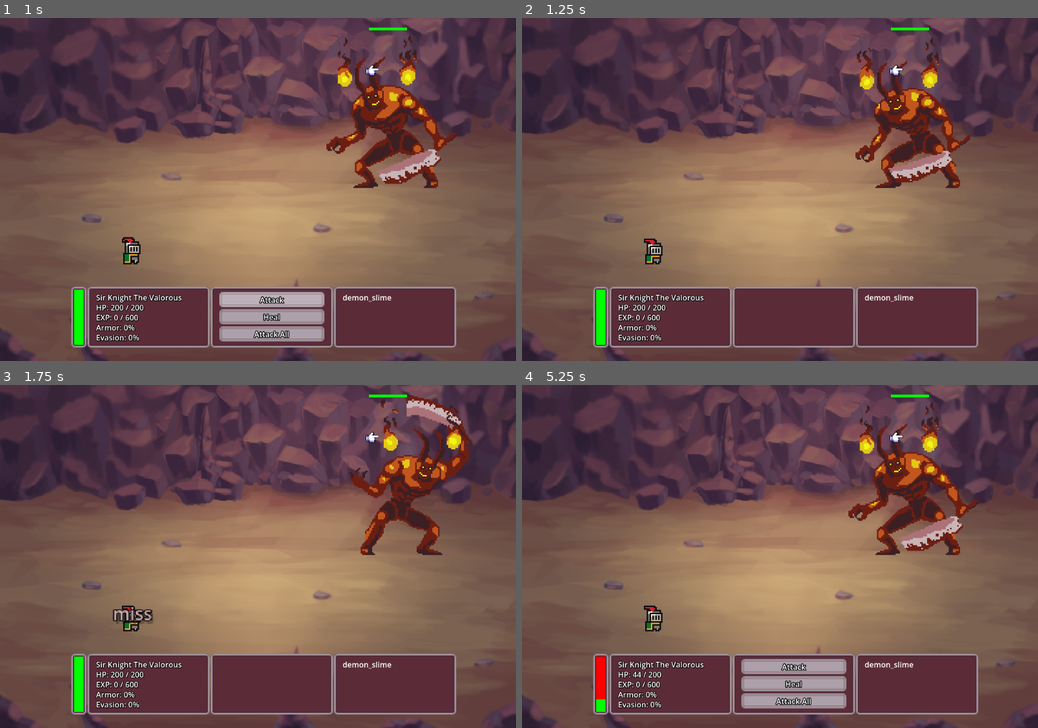
Above: before the commit, frames 1-4 (two rows, left to right).
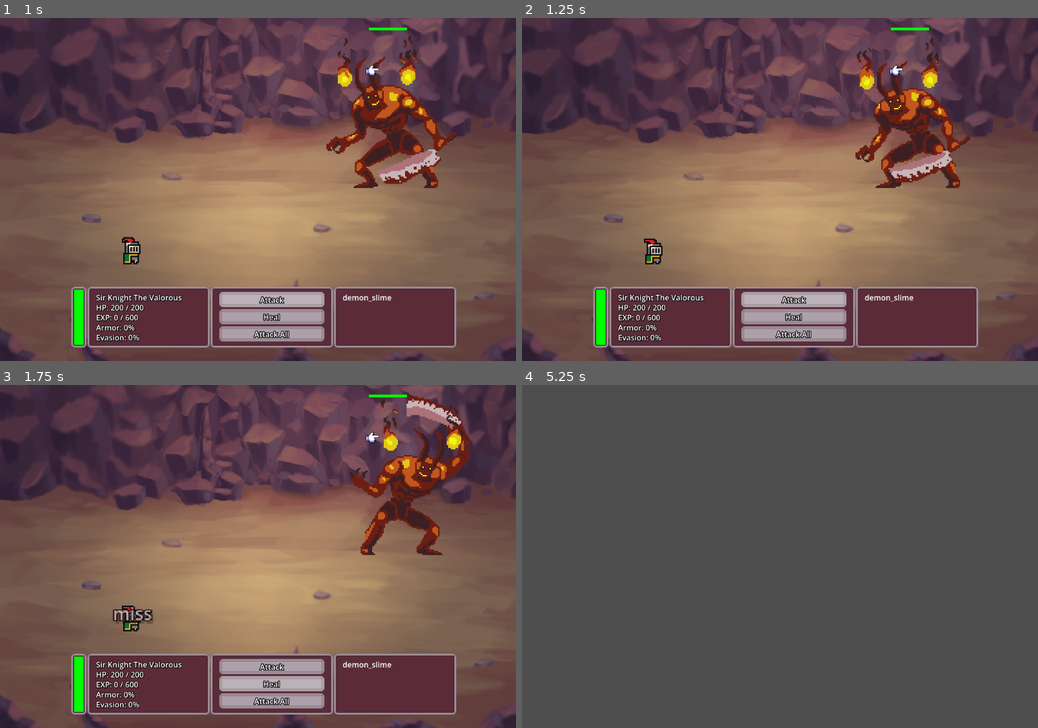
Above: after the commit, the same moments.

Repository: JosiahKey/new-beginnings-version-0.1.0
Game: Godot game, scene res://Scenes/Combat_Boss.tscn
Two runs of this game, one before a commit and one after it. Both use one fixed random seed, a clock stepped at 60 frames per second and the inputs below. This scene is started directly instead of the project's main scene.
Inputs (mouse positions are in pixels of both pictures, inside the frame that each line leads up to):
- Up to frame 1 (1 s): click "Attack" at 0.5 s
- Up to frame 2 (1.25 s): no input
- Up to frame 3 (1.75 s): click (273, 683) at 1.25 s, where only the run after the commit has a clickable "Heal"
- Up to frame 4 (5.25 s): click (795, 700) at 2 s, where only the run after the commit has a clickable "Attack All"; move the mouse to (754, 625) at 2.77 s; hold W (move_up) 2.78-3.5 s; click (754, 625) at 2.85 s; drag from (934, 607) to (754, 625) at 3.52 s; move the mouse to (625, 505) at 4.27 s; hold A (move_left) 4.28-5 s; hold T (hidehint) 4.28-5 s; drag from (805, 556) to (625, 505) at 5.02 s

Frame 1 is identical in both runs. In frame 2, 2.8% of the frame differs, in the area x 42-63%, y 79-95%; in frame 3, 2.7%; in frame 4, 87%, in the area x 0-100%, y 0-100%.
Error before the commit: Invalid assignment of property or key 'text' with value of type 'String' on a base object of type 'null instance'. (res://Scripts/combat_ui.gd:104)
Error after the commit: Invalid assignment of property or key 'visible' with value of type 'bool' on a base object of type 'null instance'. (res://Scripts/combat_ui.gd:107)

Commit message:
new skill + bug fix
-fixed game over loading back to home before combat was finished
-add "All In" skill. allows player to reduce health to 1 in exchange for a double damage, half accuracy attack

Diff:
--- a/Scenes/Combat.tscn
+++ b/Scenes/Combat.tscn
@@ -177,7 +177,7 @@
 texture_progress = SubResource("GradientTexture1D_aqiim")
 
 [node name="Player_Panel" type="NinePatchRect" parent="Combat/Background_Image/Sub_Menus" unique_id=2025273988]
-custom_minimum_size = Vector2(256, 128)
+custom_minimum_size = Vector2(256, 156)
 layout_mode = 2
 texture = ExtResource("2_lm3ry")
 patch_margin_left = 12
@@ -186,6 +186,7 @@
 patch_margin_bottom = 12
 
 [node name="VBoxContainer" type="VBoxContainer" parent="Combat/Background_Image/Sub_Menus/Player_Panel" unique_id=1443855622]
+custom_minimum_size = Vector2(0, 128)
 layout_mode = 1
 anchors_preset = 8
 anchor_left = 0.5
@@ -206,6 +207,7 @@
 theme_override_colors/font_shadow_color = Color(0, 0, 0, 1)
 theme_override_colors/font_outline_color = Color(0, 0, 0, 1)
 theme_override_constants/outline_size = 4
+theme_override_font_sizes/font_size = 18
 text = "Sir Knight The Valorous"
 
 [node name="Combat_Hp_Label" type="Label" parent="Combat/Background_Image/Sub_Menus/Player_Panel/VBoxContainer" unique_id=1183683340]
@@ -214,6 +216,7 @@
 theme_override_colors/font_shadow_color = Color(0, 0, 0, 1)
 theme_override_colors/font_outline_color = Color(0, 0, 0, 1)
 theme_override_constants/outline_size = 4
+theme_override_font_sizes/font_size = 18
 text = "<hp: xx/xx>"
 
 [node name="EXP" type="Label" parent="Combat/Background_Image/Sub_Menus/Player_Panel/VBoxContainer" unique_id=615920400]
@@ -222,6 +225,7 @@
 theme_override_colors/font_shadow_color = Color(0, 0, 0, 1)
 theme_override_colors/font_outline_color = Color(0, 0, 0, 1)
 theme_override_constants/outline_size = 4
+theme_override_font_sizes/font_size = 18
 text = "<exp: xx/xx>"
 
 [node name="Armor" type="Label" parent="Combat/Background_Image/Sub_Menus/Player_Panel/VBoxContainer" unique_id=1149913180]
@@ -230,6 +234,7 @@
 theme_override_colors/font_shadow_color = Color(0, 0, 0, 1)
 theme_override_colors/font_outline_color = Color(0, 0, 0, 1)
 theme_override_constants/outline_size = 4
+theme_override_font_sizes/font_size = 18
 text = "<armor: xx%>"
 
 [node name="Evasion" type="Label" parent="Combat/Background_Image/Sub_Menus/Player_Panel/VBoxContainer" unique_id=39457636]
@@ -238,6 +243,7 @@
 theme_override_colors/font_shadow_color = Color(0, 0, 0, 1)
 theme_override_colors/font_outline_color = Color(0, 0, 0, 1)
 theme_override_constants/outline_size = 4
+theme_override_font_sizes/font_size = 18
 text = "<evasion: xx%>"
 
 [node name="Action_Panel" type="NinePatchRect" parent="Combat/Background_Image/Sub_Menus" unique_id=791549641]
@@ -249,22 +255,28 @@
 patch_margin_right = 12
 patch_margin_bottom = 12
 
-[node name="Actions_Container" type="VBoxContainer" parent="Combat/Background_Image/Sub_Menus/Action_Panel" unique_id=175060115]
+[node name="ScrollContainer" type="ScrollContainer" parent="Combat/Background_Image/Sub_Menus/Action_Panel" unique_id=3264022]
+custom_minimum_size = Vector2(0, 128)
+layout_mode = 1
+anchors_preset = 8
+anchor_left = 0.5
+anchor_top = 0.5
+anchor_right = 0.5
+anchor_bottom = 0.5
+offset_left = -120.0
+offset_top = -55.0
+offset_right = 116.0
+offset_bottom = 53.0
+grow_horizontal = 2
+grow_vertical = 2
+
+[node name="Actions_Container" type="VBoxContainer" parent="Combat/Background_Image/Sub_Menus/Action_Panel/ScrollContainer" unique_id=175060115]
 visible = false
-layout_mode = 1
-anchors_preset = 8
-anchor_left = 0.5
-anchor_top = 0.5
-anchor_right = 0.5
-anchor_bottom = 0.5
-offset_left = -110.0
-offset_top = -53.0
-offset_right = 110.0
-offset_bottom = 53.0
-grow_horizontal = 2
-grow_vertical = 2
-
-[node name="action_button" type="TextureButton" parent="Combat/Background_Image/Sub_Menus/Action_Panel/Actions_Container" unique_id=767503107]
+layout_mode = 2
+size_flags_horizontal = 6
+size_flags_vertical = 6
+
+[node name="action_button" type="TextureButton" parent="Combat/Background_Image/Sub_Menus/Action_Panel/ScrollContainer/Actions_Container" unique_id=767503107]
 custom_minimum_size = Vector2(220, 32)
 layout_mode = 2
 size_flags_horizontal = 4
@@ -274,7 +286,7 @@
 texture_pressed = ExtResource("6_cy1ba")
 texture_hover = ExtResource("7_wpely")
 
-[node name="Label" type="Label" parent="Combat/Background_Image/Sub_Menus/Action_Panel/Actions_Container/action_button" unique_id=1216042351]
+[node name="Label" type="Label" parent="Combat/Background_Image/Sub_Menus/Action_Panel/ScrollContainer/Actions_Container/action_button" unique_id=1216042351]
 layout_mode = 1
 anchors_preset = 8
 anchor_left = 0.5
@@ -294,7 +306,7 @@
 text = "Attack"
 horizontal_alignment = 1
 
-[node name="action_button2" type="TextureButton" parent="Combat/Background_Image/Sub_Menus/Action_Panel/Actions_Container" unique_id=1568677157]
+[node name="action_button2" type="TextureButton" parent="Combat/Background_Image/Sub_Menus/Action_Panel/ScrollContainer/Actions_Container" unique_id=1568677157]
 custom_minimum_size = Vector2(220, 32)
 layout_mode = 2
 size_flags_horizontal = 4
@@ -305,7 +317,7 @@
 texture_hover = ExtResource("7_wpely")
 texture_disabled = ExtResource("6_cy1ba")
 
-[node name="Label" type="Label" parent="Combat/Background_Image/Sub_Menus/Action_Panel/Actions_Container/action_button2" unique_id=1232128544]
+[node name="Label" type="Label" parent="Combat/Background_Image/Sub_Menus/Action_Panel/ScrollContainer/Actions_Container/action_button2" unique_id=1232128544]
 layout_mode = 1
 anchors_preset = 8
 anchor_left = 0.5
@@ -324,7 +336,7 @@
 text = "Heal - 3 left"
 horizontal_alignment = 1
 
-[node name="action_button3" type="TextureButton" parent="Combat/Background_Image/Sub_Menus/Action_Panel/Actions_Container" unique_id=132148017]
+[node name="action_button3" type="TextureButton" parent="Combat/Background_Image/Sub_Menus/Action_Panel/ScrollContainer/Actions_Container" unique_id=132148017]
 custom_minimum_size = Vector2(220, 32)
 layout_mode = 2
 size_flags_horizontal = 4
@@ -334,7 +346,7 @@
 texture_pressed = ExtResource("6_cy1ba")
 texture_hover = ExtResource("7_wpely")
 
-[node name="Label" type="Label" parent="Combat/Background_Image/Sub_Menus/Action_Panel/Actions_Container/action_button3" unique_id=209290052]
+[node name="Label" type="Label" parent="Combat/Background_Image/Sub_Menus/Action_Panel/ScrollContainer/Actions_Container/action_button3" unique_id=209290052]
 layout_mode = 1
 anchors_preset = 8
 anchor_left = 0.5
@@ -351,6 +363,64 @@
 theme_override_colors/font_outline_color = Color(0, 0, 0, 1)
 theme_override_constants/outline_size = 6
 text = "Attack All"
+horizontal_alignment = 1
+
+[node name="action_button4" type="TextureButton" parent="Combat/Background_Image/Sub_Menus/Action_Panel/ScrollContainer/Actions_Container" unique_id=1323769179]
+custom_minimum_size = Vector2(220, 32)
+layout_mode = 2
+size_flags_horizontal = 4
+size_flags_vertical = 4
+action_mode = 0
+texture_normal = ExtResource("4_aqiim")
+texture_pressed = ExtResource("6_cy1ba")
+texture_hover = ExtResource("7_wpely")
+
+[node name="Label" type="Label" parent="Combat/Background_Image/Sub_Menus/Action_Panel/ScrollContainer/Actions_Container/action_button4" unique_id=641555554]
+layout_mode = 1
+anchors_preset = 8
+anchor_left = 0.5
+anchor_top = 0.5
+anchor_right = 0.5
+anchor_bottom = 0.5
+offset_left = -110.0
+offset_top = -11.5
+offset_right = 110.0
+offset_bottom = 11.5
+grow_horizontal = 2
+grow_vertical = 2
+theme_override_colors/font_shadow_color = Color(0, 0, 0, 1)
+theme_override_colors/font_outline_color = Color(0, 0, 0, 1)
+theme_override_constants/outline_size = 6
+text = "Run Away"
+horizontal_alignment = 1
+
+[node name="action_button5" type="TextureButton" parent="Combat/Background_Image/Sub_Menus/Action_Panel/ScrollContainer/Actions_Container" unique_id=1777021172]
+custom_minimum_size = Vector2(220, 32)
+layout_mode = 2
+size_flags_horizontal = 4
+size_flags_vertical = 4
+action_mode = 0
+texture_normal = ExtResource("4_aqiim")
+texture_pressed = ExtResource("6_cy1ba")
+texture_hover = ExtResource("7_wpely")
+
+[node name="Label" type="Label" parent="Combat/Background_Image/Sub_Menus/Action_Panel/ScrollContainer/Actions_Container/action_button5" unique_id=1426111090]
+layout_mode = 1
+anchors_preset = 8
+anchor_left = 0.5
+anchor_top = 0.5
+anchor_right = 0.5
+anchor_bottom = 0.5
+offset_left = -110.0
+offset_top = -11.5
+offset_right = 110.0
+offset_bottom = 11.5
+grow_horizontal = 2
+grow_vertical = 2
+theme_override_colors/font_shadow_color = Color(0, 0, 0, 1)
+theme_override_colors/font_outline_color = Color(0, 0, 0, 1)
+theme_override_constants/outline_size = 6
+text = "All In"
 horizontal_alignment = 1
 
 [node name="Info_Panels" type="VBoxContainer" parent="Combat/Background_Image/Sub_Menus/Action_Panel" unique_id=144075751]
@@ -456,18 +526,23 @@
 
 [node name="Label1" type="Label" parent="Combat/Background_Image/Sub_Menus/Enemy_Panel/V" unique_id=1065290480]
 layout_mode = 2
+theme_override_font_sizes/font_size = 18
 
 [node name="Label2" type="Label" parent="Combat/Background_Image/Sub_Menus/Enemy_Panel/V" unique_id=1206493730]
 layout_mode = 2
+theme_override_font_sizes/font_size = 18
 
 [node name="Label3" type="Label" parent="Combat/Background_Image/Sub_Menus/Enemy_Panel/V" unique_id=230761597]
 layout_mode = 2
+theme_override_font_sizes/font_size = 18
 
 [node name="Label4" type="Label" parent="Combat/Background_Image/Sub_Menus/Enemy_Panel/V" unique_id=1994928681]
 layout_mode = 2
+theme_override_font_sizes/font_size = 18
 
 [node name="Label5" type="Label" parent="Combat/Background_Image/Sub_Menus/Enemy_Panel/V" unique_id=863757951]
 layout_mode = 2
+theme_override_font_sizes/font_size = 18
 
 [node name="Enemy_Sprites" type="HBoxContainer" parent="Combat/Background_Image" unique_id=1266792812]
 layout_mode = 0
@@ -579,9 +654,11 @@
 volume_db = -6.0
 bus = &"SFX"
 
-[connection signal="pressed" from="Combat/Background_Image/Sub_Menus/Action_Panel/Actions_Container/action_button" to="Combat" method="_on_action_button_pressed"]
-[connection signal="pressed" from="Combat/Background_Image/Sub_Menus/Action_Panel/Actions_Container/action_button2" to="Combat" method="_on_action_button_2_pressed"]
-[connection signal="pressed" from="Combat/Background_Image/Sub_Menus/Action_Panel/Actions_Container/action_button3" to="Combat" method="_on_action_button_3_pressed"]
+[connection signal="pressed" from="Combat/Background_Image/Sub_Menus/Action_Panel/ScrollContainer/Actions_Container/action_button" to="Combat" method="_on_action_button_pressed"]
+[connection signal="pressed" from="Combat/Background_Image/Sub_Menus/Action_Panel/ScrollContainer/Actions_Container/action_button2" to="Combat" method="_on_action_button_2_pressed"]
+[connection signal="pressed" from="Combat/Background_Image/Sub_Menus/Action_Panel/ScrollContainer/Actions_Container/action_button3" to="Combat" method="_on_action_button_3_pressed"]
+[connection signal="pressed" from="Combat/Background_Image/Sub_Menus/Action_Panel/ScrollContainer/Actions_Container/action_button4" to="Combat" method="_on_action_button_4_pressed"]
+[connection signal="pressed" from="Combat/Background_Image/Sub_Menus/Action_Panel/ScrollContainer/Actions_Container/action_button5" to="Combat" method="_on_action_button_5_pressed"]
 [connection signal="pressed" from="Combat/Background_Image/Sub_Menus/Action_Panel/Info_Panels/Confirm/H/back" to="Combat" method="_on_back_pressed"]
 [connection signal="pressed" from="Combat/Background_Image/Sub_Menus/Action_Panel/Info_Panels/Confirm/H/confirm_btn" to="Combat" method="_on_confirm_btn_pressed"]
 [connection signal="animation_finished" from="Combat/Background_Image/Player/Player_Sprite" to="Combat" method="_on_player_sprite_animation_finished"]
--- a/Scripts/combat_engine.gd
+++ b/Scripts/combat_engine.gd
@@ -24,12 +24,12 @@
 	if PlayerData.stat_data["Current_hp"] <= 0:
 		AudioManager.pause()
 		AudioManager.change_to_precombat_song()
-		SignalBus.load_area_entered.emit("Home")
 		GameState.state = ""
 		#fade out
 		SignalBus.combat_exited.emit()
 		PlayerData.stat_data["Current_hp"] = PlayerData.stat_data["Total_hp"]
 		self.queue_free()
+		SignalBus.load_area_entered.emit("Home")
 	if CombatData.number_of_enemies == 0:
 		if !combat_finished:
 			SignalBus.combat_victory.emit(CombatData.reward_data[0],CombatData.reward_data[1])
--- a/Scripts/combat_player.gd
+++ b/Scripts/combat_player.gd
@@ -52,6 +52,26 @@
 	on_heal(heal_roll)
 	player_finish_turn()
 
+func player_all_in_action():
+	PlayerData.stat_data["Current_hp"] = 1
+	#update hp label
+	SignalBus.player_hp_changed.emit()
+	var target_enemy = CombatData.selected_enemy
+	target_spd = CombatData.combatants_data[target_enemy.name]["Speed"]
+	action_points = 1 + floori(float(PlayerData.get_total_speed() - target_spd) / 4.0)
+
+	if(action_points <= 0): action_points = 1
+	for a in action_points:
+		await get_tree().create_timer(0.7).timeout
+		player_spr.play("attack")
+		await get_tree().create_timer(0.3).timeout
+		SignalBus.enemy_selected.emit(target_enemy)
+		if roll_stat("Accuracy", true) == true: #half accuracy flag set to true
+			SignalBus.combat_action.emit("on_hit", roll_damage() * 2, "attack") #double damage
+		else:
+			SignalBus.combat_action.emit("on_miss", 0, "attack")
+	player_finish_turn()
+
 func player_finish_turn():
 	await player_spr.animation_finished
 	player_spr.play("idle")
@@ -63,13 +83,19 @@
 	PlayerData.stat_data["Total_equipped_damage_min"] + PlayerData.get_total_stength() * 10,\
 	PlayerData.stat_data["Total_equipped_damage_max"] + PlayerData.get_total_stength() * 10)
 
-func roll_stat(stat: String) -> bool:
+func roll_stat(stat: String, half_accuracy: bool = false) -> bool:
 	randomize()
 	var roll: int = randi_range(0,100)
-	if roll >= PlayerData.stat_data[stat]:
-		return false
+	if stat == "Accuracy" and half_accuracy == true:
+		if roll >= PlayerData.stat_data[stat]/2:
+			return false
+		else:
+			return true
 	else:
-		return true
+		if roll >= PlayerData.stat_data[stat]:
+			return false
+		else:
+			return true
 
 func on_hit(damage: int):
 	if(roll_stat("Evasion")):
--- a/Scripts/combat_ui.gd
+++ b/Scripts/combat_ui.gd
@@ -8,7 +8,7 @@
 @onready var evasion_label: Label = $Background_Image/Sub_Menus/Player_Panel/VBoxContainer/Evasion
 @onready var player_spr: AnimatedSprite2D = $Background_Image/Player/Player_Sprite
 @onready var emitter: GPUParticles2D = $Background_Image/Player/Hit_Indicator
-@onready var actions_container := $Background_Image/Sub_Menus/Action_Panel/Actions_Container
+@onready var actions_container := $Background_Image/Sub_Menus/Action_Panel/ScrollContainer/Actions_Container
 @onready var damage_label := $Background_Image/Sub_Menus/Action_Panel/Info_Panels/Info/VBoxContainer/damage
 @onready var hit_label := $Background_Image/Sub_Menus/Action_Panel/Info_Panels/Info/VBoxContainer/hit_chance
 @onready var floating_text := preload("res://Scenes/UI/floating_text.tscn")
@@ -136,8 +136,8 @@
 		get_node("Background_Image/Sub_Menus/Enemy_Panel/V/Label" + str(i+1)).text = enemies[i]
 
 func _on_action_button_2_pressed() -> void:
-	var button = $Background_Image/Sub_Menus/Action_Panel/Actions_Container/action_button2
-	var label = $Background_Image/Sub_Menus/Action_Panel/Actions_Container/action_button2/Label
+	var button = $Background_Image/Sub_Menus/Action_Panel/ScrollContainer/Actions_Container/action_button2
+	var label = $Background_Image/Sub_Menus/Action_Panel/ScrollContainer/Actions_Container/action_button2/Label
 	if num_of_heals > 1:
 		num_of_heals -= 1
 		label.text = "Heal - " + str(num_of_heals) + " left"
@@ -163,3 +163,13 @@
 	$Background_Image/Sub_Menus/Action_Panel/Info_Panels.visible = false
 	actions_container.visible = false
 	players_turn = false
+
+func _on_action_button_4_pressed() -> void:
+	pass # Replace with function body.
+
+func _on_action_button_5_pressed() -> void:
+	get_node("select").playing = true
+	$Background_Image/Player.player_all_in_action()
+	$Background_Image/Sub_Menus/Action_Panel/Info_Panels.visible = false
+	actions_container.visible = false
+	players_turn = false
--- a/Scripts/level_manager.gd
+++ b/Scripts/level_manager.gd
@@ -18,6 +18,6 @@
 	SignalBus.connect("load_area_entered", Callable(self, "load_level"))
 
 func load_level(next_level: String) -> void:
-	if(get_child_count()>0 and GameState.state != "Combat"):
+	if(get_child_count() > 0 and GameState.state != "Combat"):
 		get_child(0).queue_free()
 	call_deferred("add_child", Level_List[next_level].instantiate())
